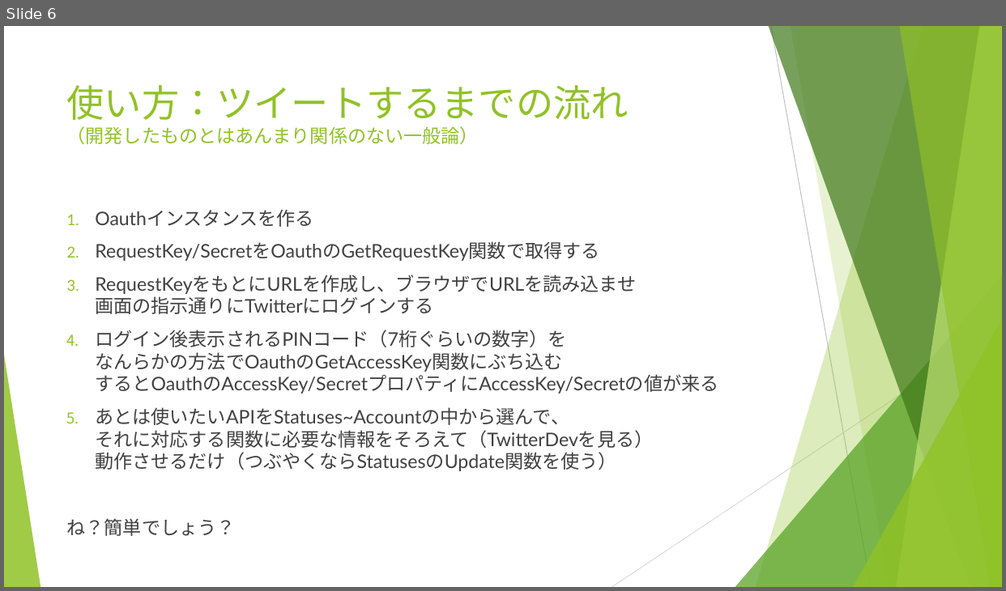
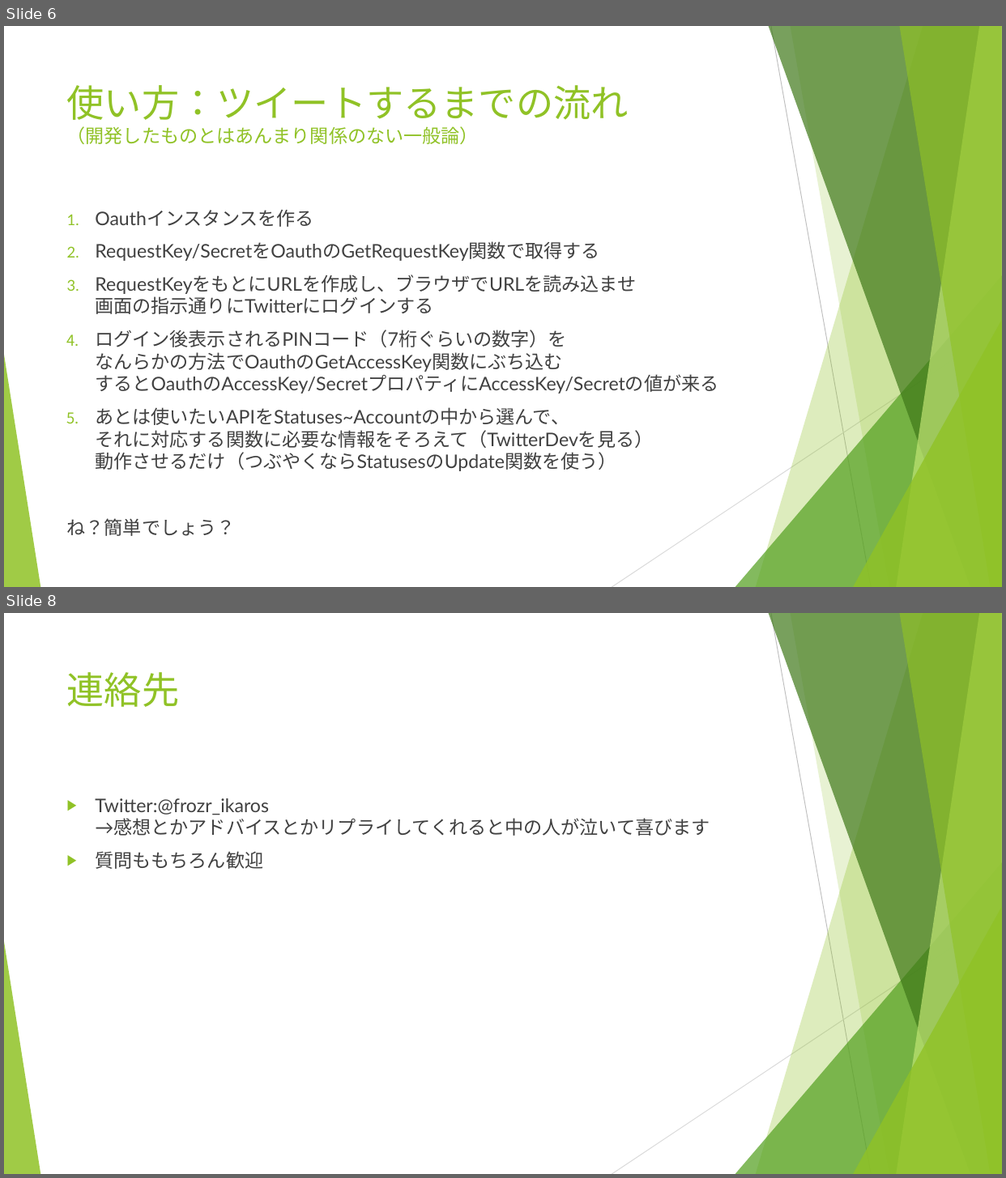
Before and after one commit to ikarostech/Nyantter, a slide deck: Nyantter/プロ研発表会.pptx. Shown one above the other, each under a label of ours: slide 6 before the commit, slides 6 and 8 after it; the slides between them are not shown. The pictures are 1006x591 and 1006x1178 pixels, drawn with LibreOffice and Linux fonts; fonts in the diff are those of the drawing. Boxes give left, top, right and bottom in pixels: in the first picture for what was removed or moved away, otherwise in the second. Text is boxed around its words. In the diff, an @@ line names an element or a change of style, - is before the commit and + after.

Commit message:
パワポ連絡先追加

```diff
--- a/Nyantter/プロ研発表会.pptx
+++ b/Nyantter/プロ研発表会.pptx
@@ slide 8 added at [4,613,1002,1174], background #FFFFFF; not listed: 10 template elements that a slide beside it also shows @@
@@ title added at [67,672,180,707], 36 pt, text #90C226 @@
+連絡先
@@ text added at [95,798,710,869], 18 pt, text #404040 @@
+▶ Twitter:@frozr_ikaros
+  →感想とかアドバイスとかリプライしてくれると中の人が泣いて喜びます
+▶ 質問ももちろん歓迎
```
Also in this commit, not shown: 1 slide changed.
